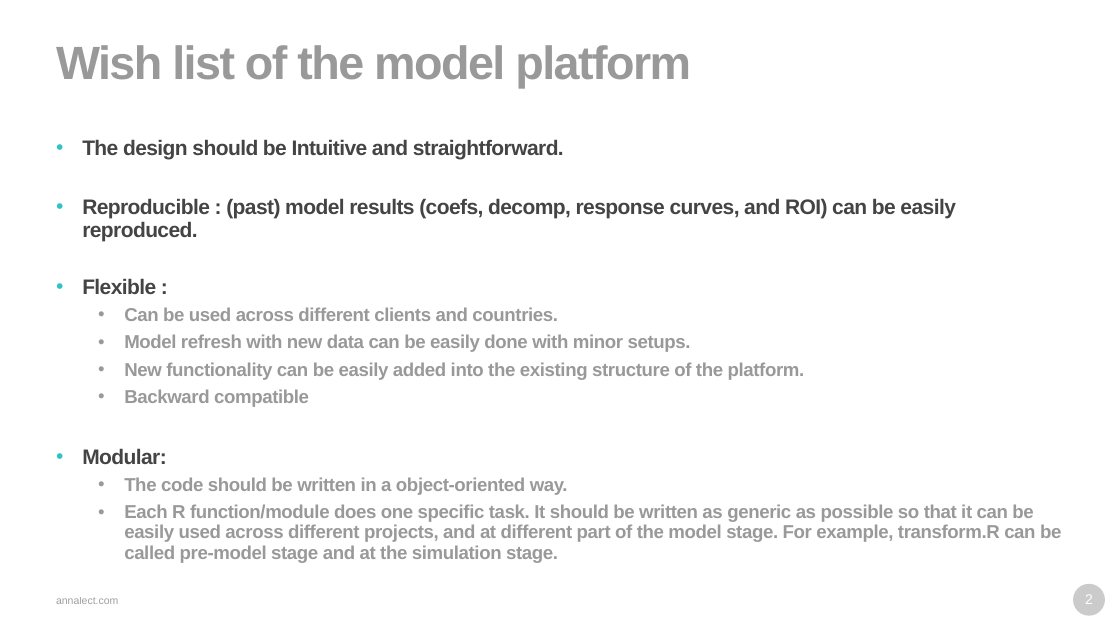
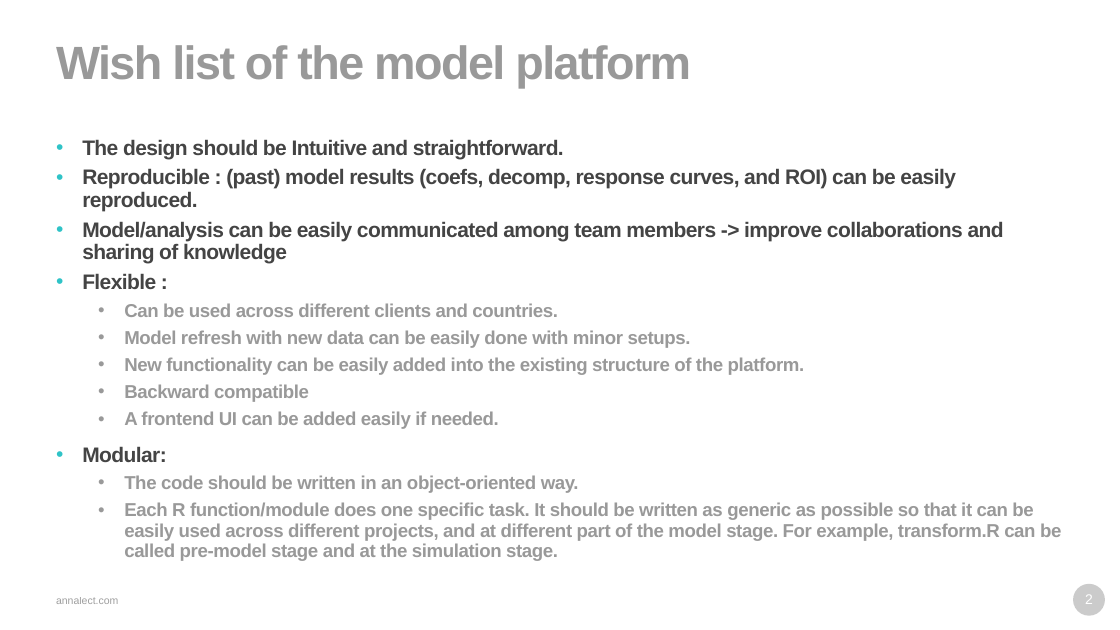
Before and after one commit to omgchdata/mmm_usa_codebase, a slide deck: slide 2 of msmp/doc/annalect - mmm 20191206.pptx. Drawn at 1120x630 pixels with LibreOffice and Linux fonts; fonts in the diff are those of the drawing; background and template pictures are left out. Boxes give left, top, right and bottom in pixels: in the first picture for what was removed or moved away, otherwise in the second. Text is boxed around its words. In the diff, an @@ line names an element or a change of style, - is before the commit and + after.

```diff
--- a/msmp/doc/annalect - mmm 20191206.pptx
+++ b/msmp/doc/annalect - mmm 20191206.pptx
@@ text at [82,221,1004,264]: paragraph added @@
+• Model/analysis can be easily communicated among team members -> improve collaborations and sharing of knowledge
@@ text at [124,411,499,429]: paragraph added @@
+  • A frontend UI can be added easily if needed.
@@ text at [124,475,579,493]: text changed @@
-  • The code should be written in a object-oriented way.
+  • The code should be written in an object-oriented way.
```
Also in this commit, not shown: 4 other slides changed, 13 other files.
